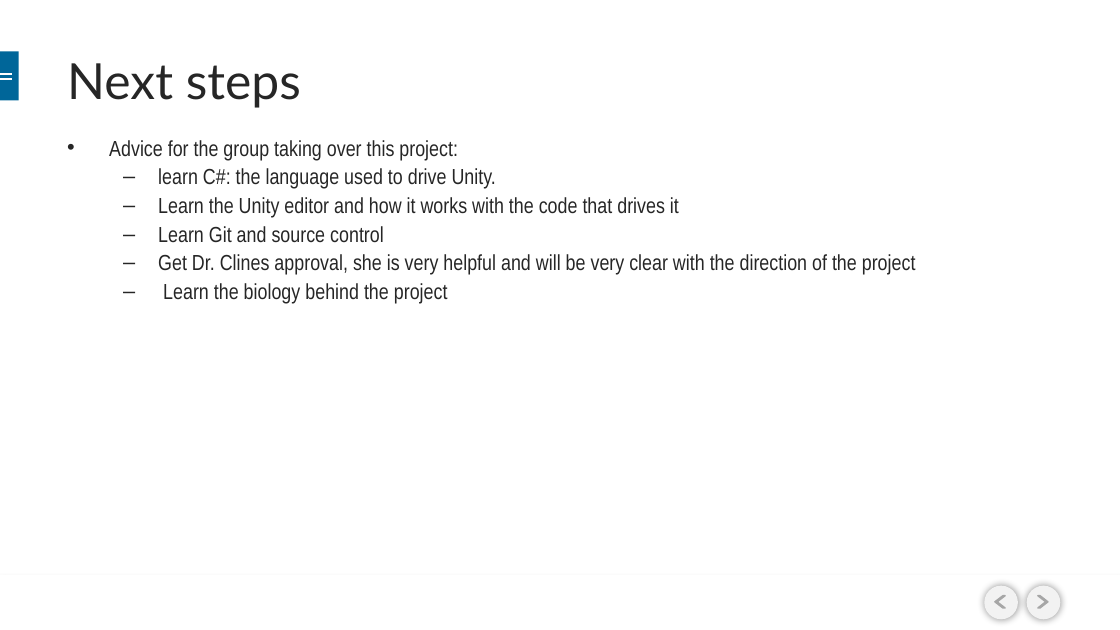
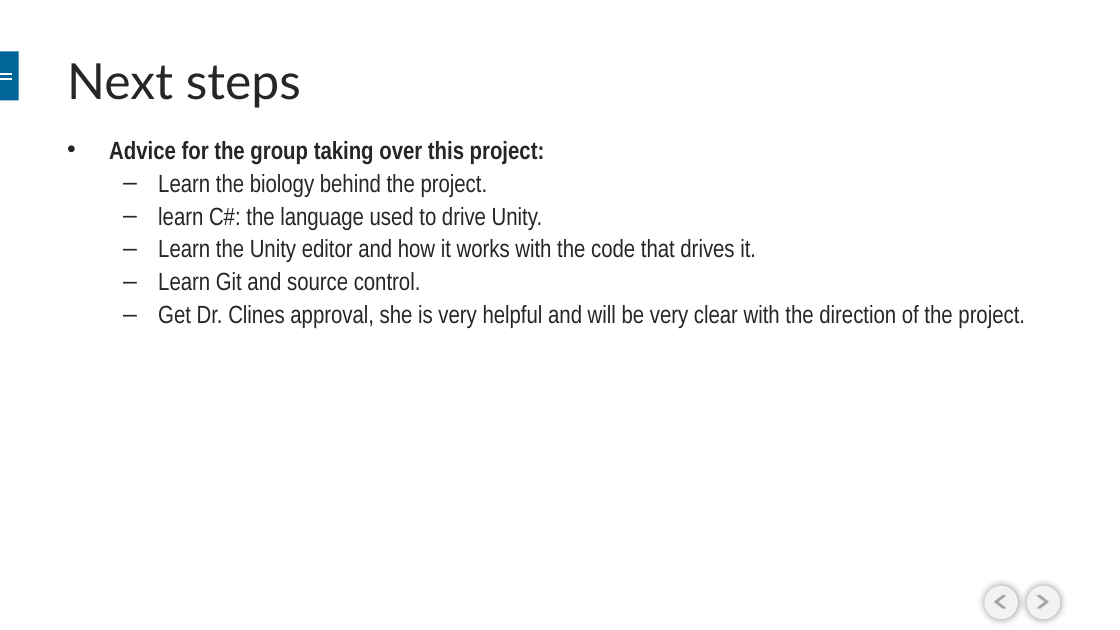
Before and after one commit to BioRubeBotProject/biorubebot-production, a slide deck: slide 13 of Documents/BIORUBEBOT- CS452 Spring 17.pptx (slide 12 before the commit). Drawn at 1120x630 pixels with LibreOffice and Linux fonts; fonts in the diff are those of the drawing; background and template pictures are left out. Boxes give left, top, right and bottom in pixels: in the first picture for what was removed or moved away, otherwise in the second. Text is boxed around its words. In the diff, an @@ line names an element or a change of style, - is before the commit and + after.

```diff
--- a/Documents/BIORUBEBOT- CS452 Spring 17.pptx
+++ b/Documents/BIORUBEBOT- CS452 Spring 17.pptx
@@ text at (109,141,545,230): size 14 to 16 pt in "Advice for the group taking over this ...", "learn C#: the language used to drive ..."; bold on in "Advice for the group taking over this ..." @@
@@ text at (158,174,488,197): paragraph added @@
+  – Learn the biology behind the project.
@@ text at (158,239,1025,328): text changed; size 14 to 16 pt @@
-  – Learn the Unity editor and how it works with the code that drives it
-  – Learn Git and source control
-  – Get Dr. Clines approval, she is very helpful and will be very clear with the direction of the project
-  – Learn the biology behind the project
+  – Learn the Unity editor and how it works with the code that drives it.
+  – Learn Git and source control.
+  – Get Dr. Clines approval, she is very helpful and will be very clear with the direction of the project.
```
Also in this commit, not shown: 8 other slides changed, 1 slide added.
